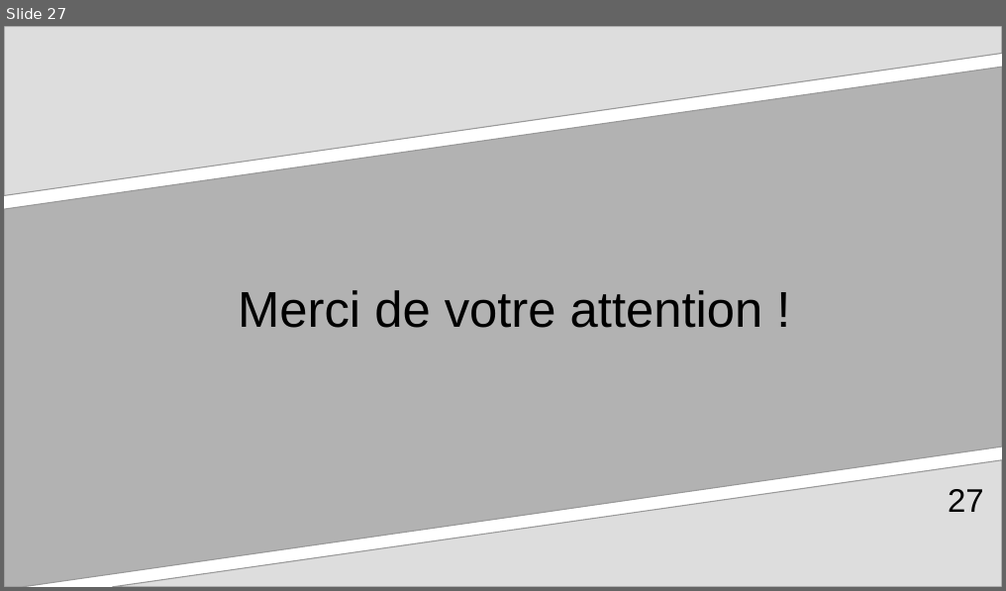
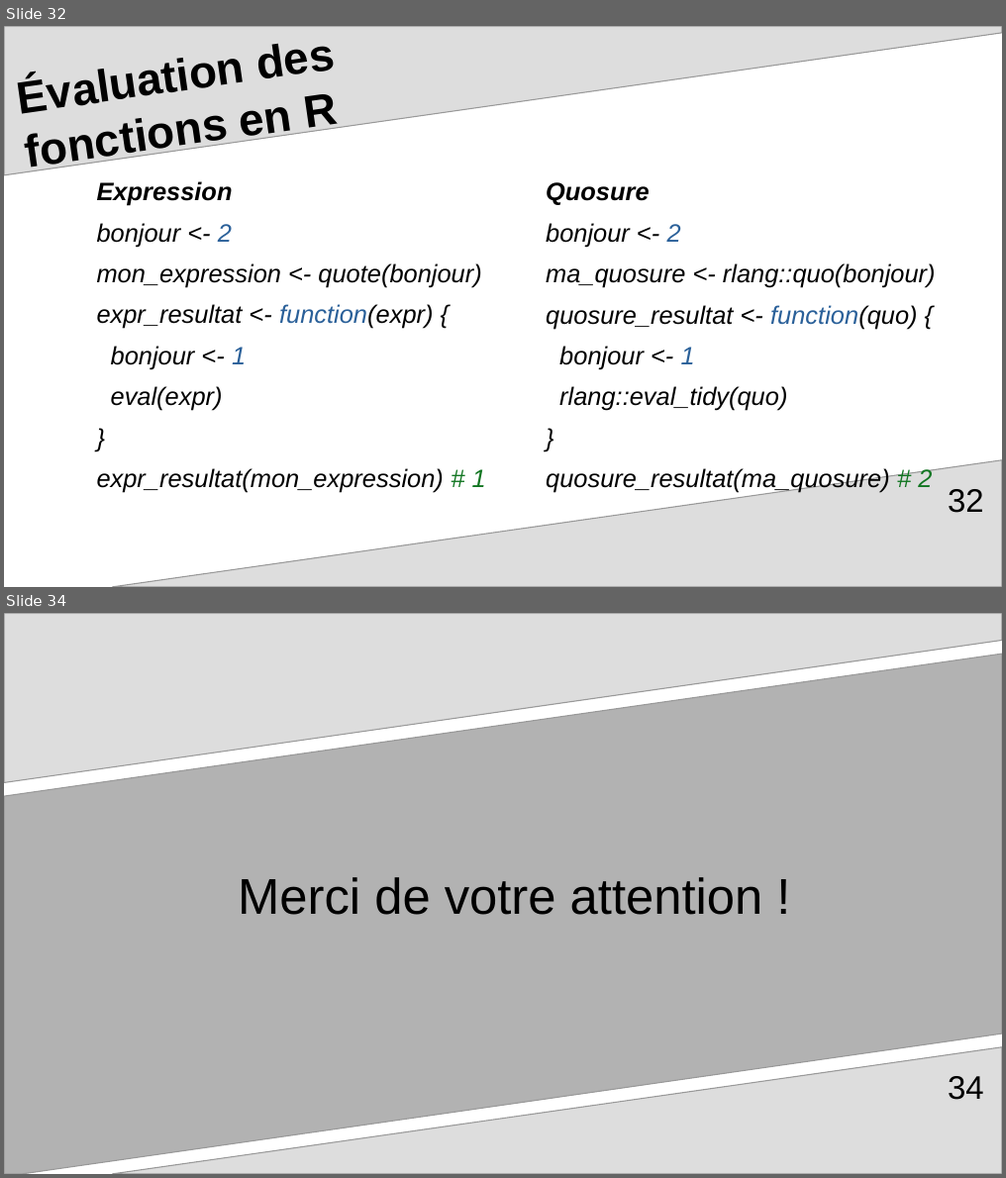
Before and after one commit to arnaud-feldmann/formation_r_drieets_prog_fonctionnelle, a slide deck: presentation.odp. Shown one above the other, each under a label of ours: slide 27 before the commit, slides 32 and 34 after it; the slides between them are not shown. The pictures are 1006x591 and 1006x1178 pixels, drawn with LibreOffice and Linux fonts; fonts in the diff are those of the drawing. Boxes give left, top, right and bottom in pixels: in the first picture for what was removed or moved away, otherwise in the second. Text is boxed around its words. In the diff, an @@ line names an element or a change of style, - is before the commit and + after.

Commit message:
presentation.odp ajout évaluation des fonctions en R

```diff
--- a/presentation.odp
+++ b/presentation.odp
@@ slide 32 added at bbox=[4, 26, 1002, 587], background #FFFFFF; not listed: 1 template element that a slide beside it also shows @@
@@ freeform shape added at bbox=[4, 26, 1002, 175], fill #DDDDDD, outline #999999 0.85 pt @@
@@ title added at bbox=[306, 94, 339, 133], 36 pt, text #000000, bold @@
+Évaluation des
+fonctions en R
@@ text added at bbox=[97, 181, 486, 492], 20 pt, text #000000, italic @@
+Expression
+bonjour <- 2
+mon_expression <- quote(bonjour)
+expr_resultat <- function(expr) {
+bonjour <- 1
+eval(expr)
+}
+expr_resultat(mon_expression) # 1
@@ text added at bbox=[546, 182, 936, 492], 20 pt, text #000000, italic @@
+Quosure
+bonjour <- 2
+ma_quosure <- rlang::quo(bonjour)
+quosure_resultat <- function(quo) {
+bonjour <- 1
+rlang::eval_tidy(quo)
+}
+quosure_resultat(ma_quosure) # 2
@@ page number added at bbox=[947, 489, 984, 513], 26 pt, text #000000 @@
+32
@@ what was slide 27 is now slide 34 @@
@@ page number at bbox=[947, 1076, 984, 1100]: text changed @@
-27
+34
```
Also in this commit, not shown: 7 other slides added, 1 slide removed.
